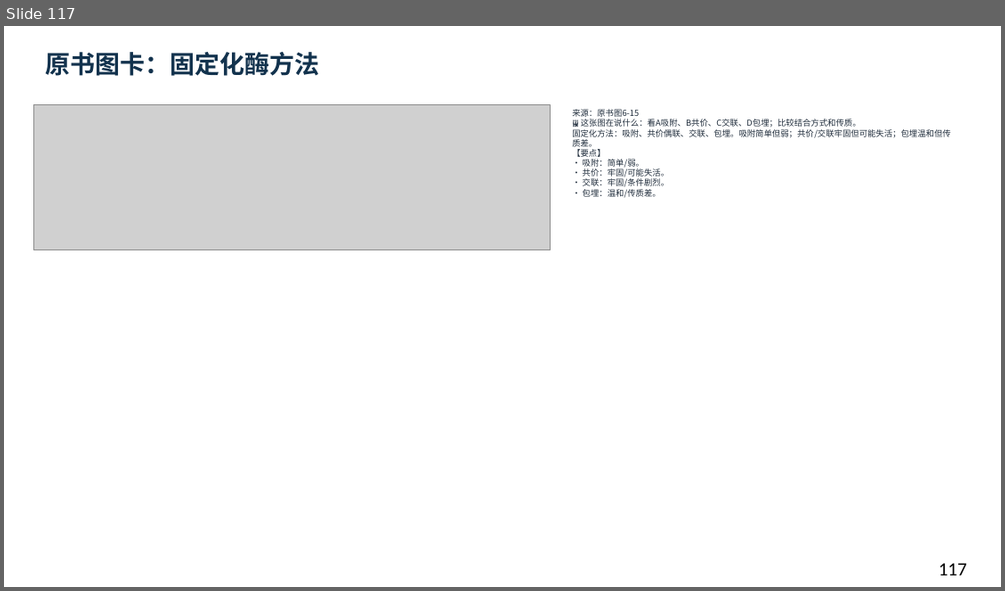
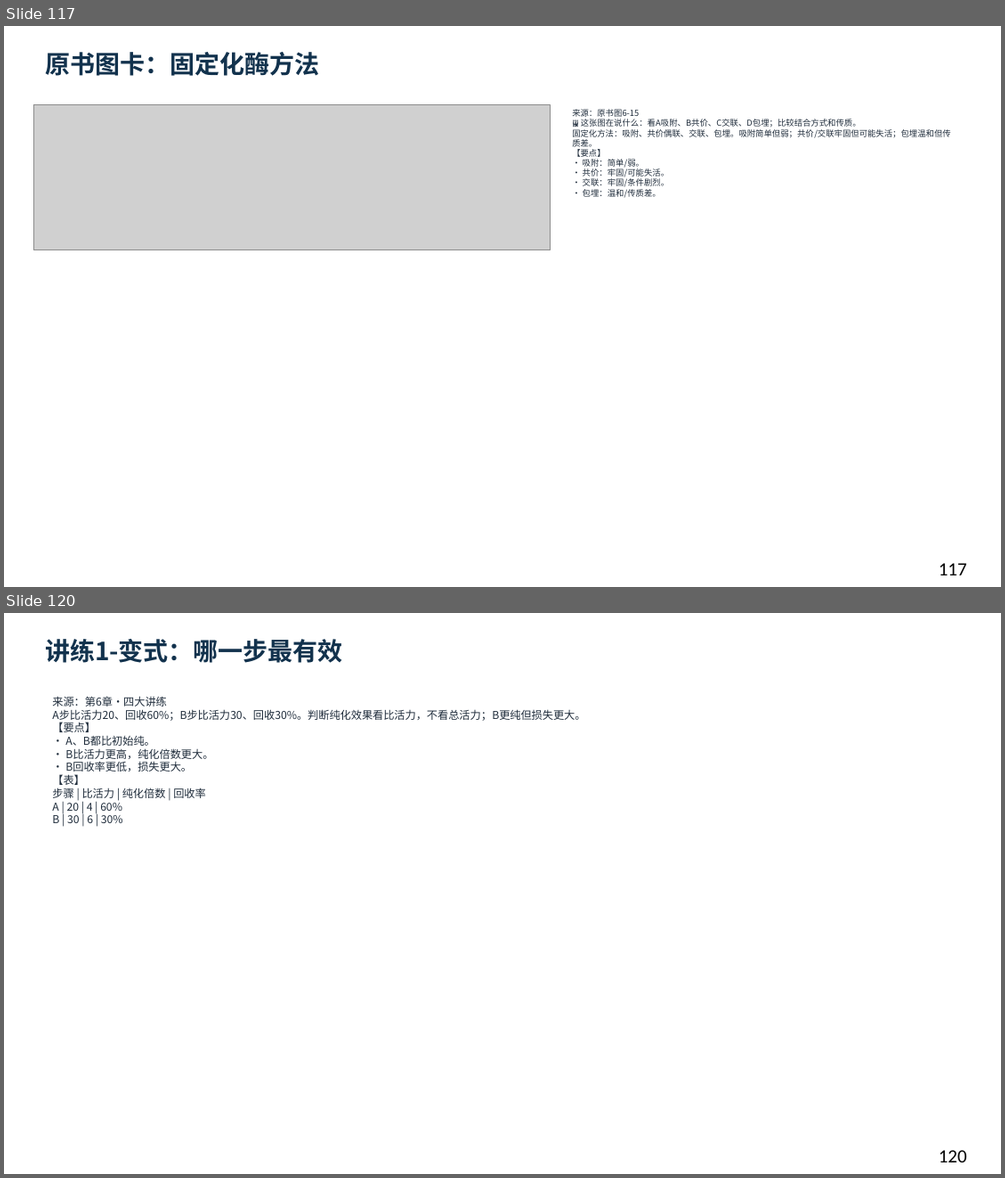
Before and after one commit to newkan-li/Biochemistry, a slide deck: downloads/bc06-ai-style.pptx. Shown one above the other, each under a label of ours: slide 117 before the commit, slides 117 and 120 after it; the slides between them are not shown. The pictures are 1005x591 and 1005x1178 pixels, drawn with LibreOffice and Linux fonts; fonts in the diff are those of the drawing; grey boxes stand for pictures. Boxes give left, top, right and bottom in pixels: in the first picture for what was removed or moved away, otherwise in the second. Text is boxed around its words. In the diff, an @@ line names an element or a change of style, - is before the commit and + after.

```diff
--- a/downloads/bc06-ai-style.pptx
+++ b/downloads/bc06-ai-style.pptx
@@ slide 120 added at bbox=[4, 613, 1001, 1174], background #FFFFFF @@
@@ text added at bbox=[45, 639, 343, 663], 24 pt, text #12324D, bold @@
+讲练1-变式：哪一步最有效
@@ text added at bbox=[52, 696, 585, 823], 10.5 pt, text #202D3C @@
+来源：第6章·四大讲练
+A步比活力20、回收60%；B步比活力30、回收30%。判断纯化效果看比活力，不看总活力；B更纯但损失更大。
+【要点】
+• A、B都比初始纯。
+• B比活力更高，纯化倍数更大。
+• B回收率更低，损失更大。
+【表】
+步骤 | 比活力 | 纯化倍数 | 回收率
+A | 20 | 4 | 60%
+B | 30 | 6 | 30%
@@ text added at bbox=[938, 1150, 967, 1162], 18 pt, text #000000 @@
+120
```
Also in this commit, not shown: 1 slide changed, 15 other slides added, 6 other files.
